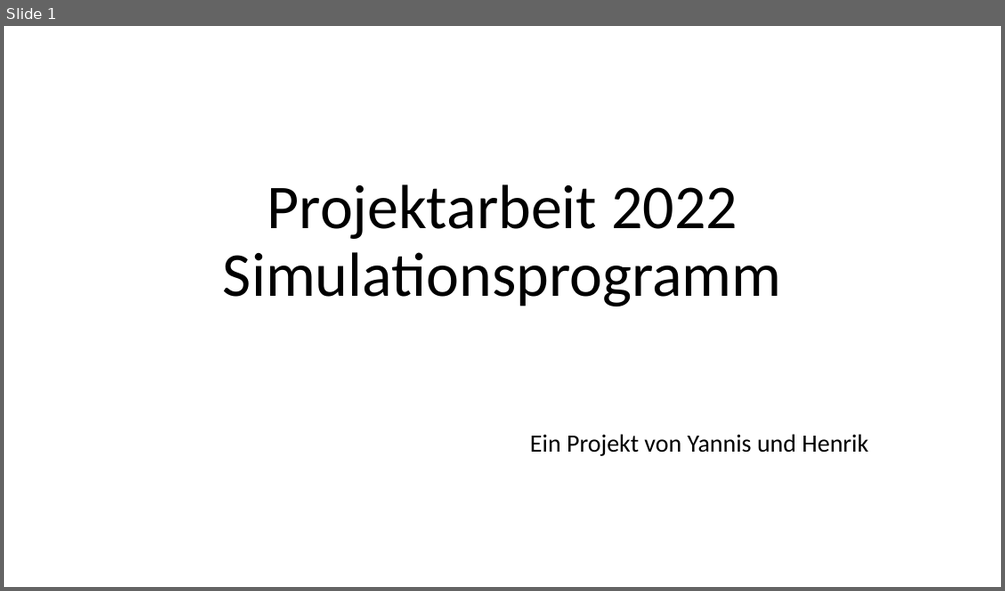
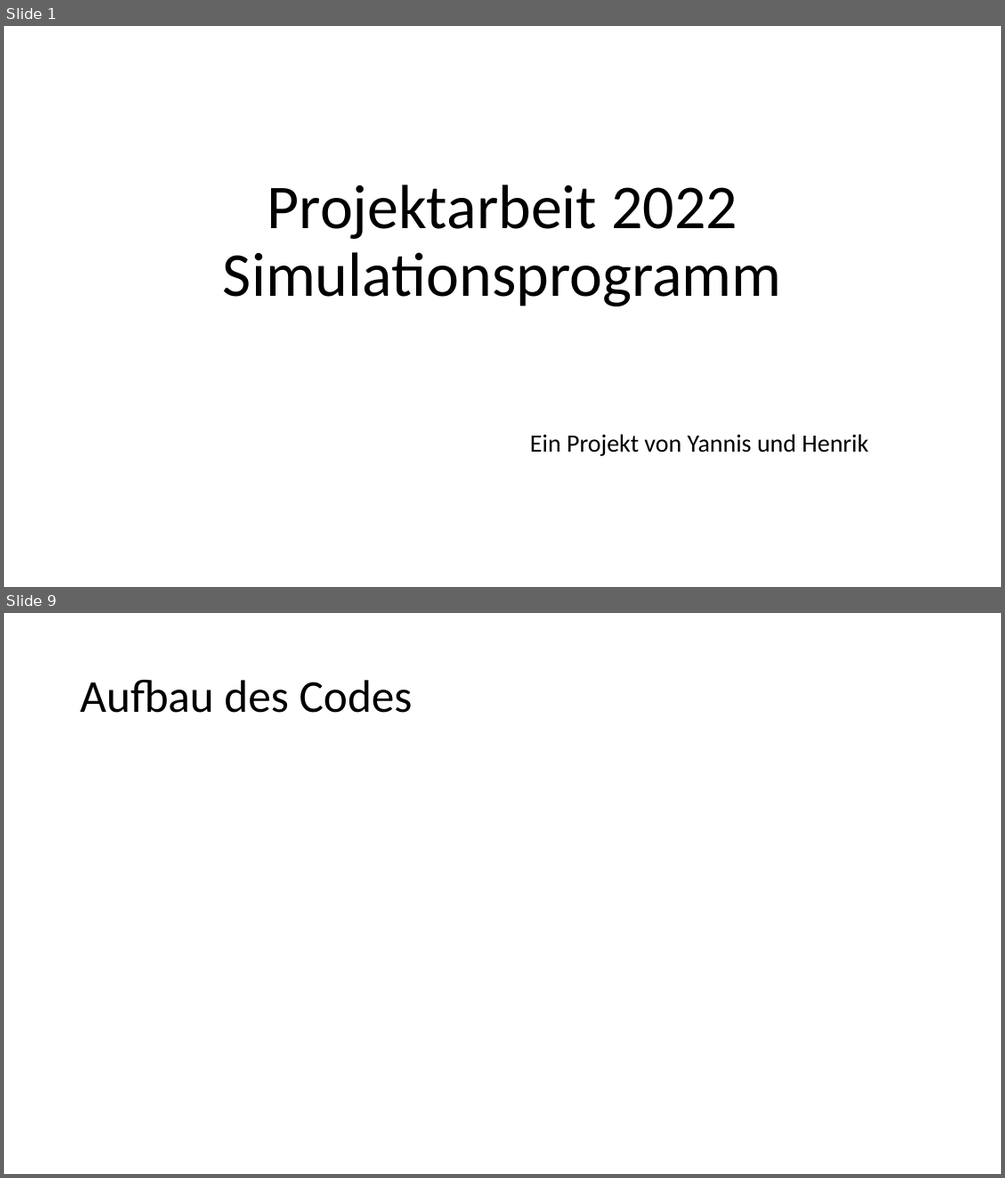
Before and after one commit to Sytoplis/InfProjekt2022, a slide deck: Präsentation Projektarbeit.pptx. Shown one above the other, each under a label of ours: slide 1 before the commit, slides 1 and 9 after it; the slides between them are not shown. The pictures are 1005x591 and 1005x1178 pixels, drawn with LibreOffice and Linux fonts; fonts in the diff are those of the drawing. Boxes give left, top, right and bottom in pixels: in the first picture for what was removed or moved away, otherwise in the second. Text is boxed around its words. In the diff, an @@ line names an element or a change of style, - is before the commit and + after.

```diff
--- a/Präsentation Projektarbeit.pptx
+++ b/Präsentation Projektarbeit.pptx
@@ slide 9 added at bbox=[4, 613, 1001, 1174], background #FFFFFF @@
@@ title added at bbox=[80, 680, 413, 713], 44 pt, text #000000 @@
+Aufbau des Codes
```
Also in this commit, not shown: 1 slide changed, 7 other slides added, 6 slides removed.
